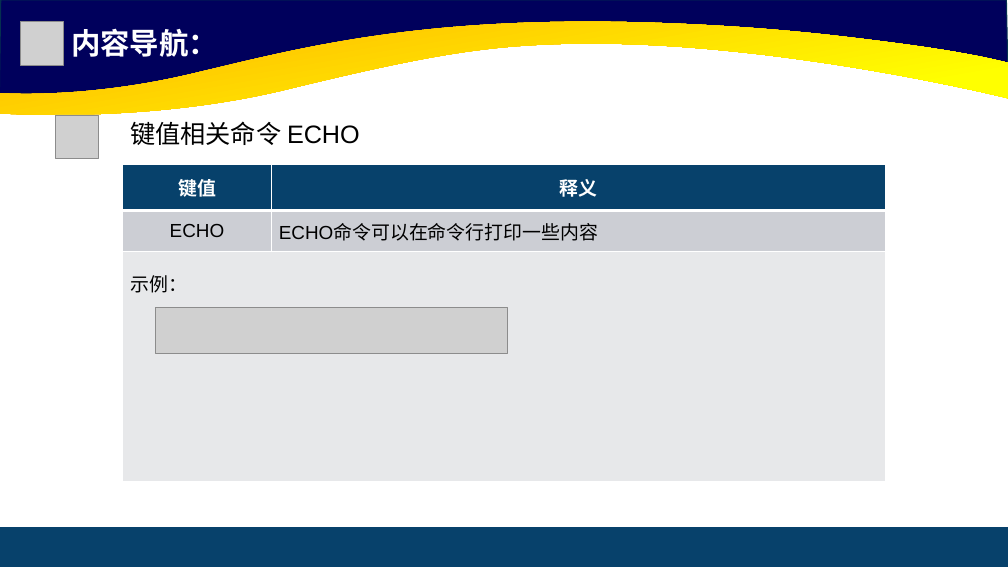
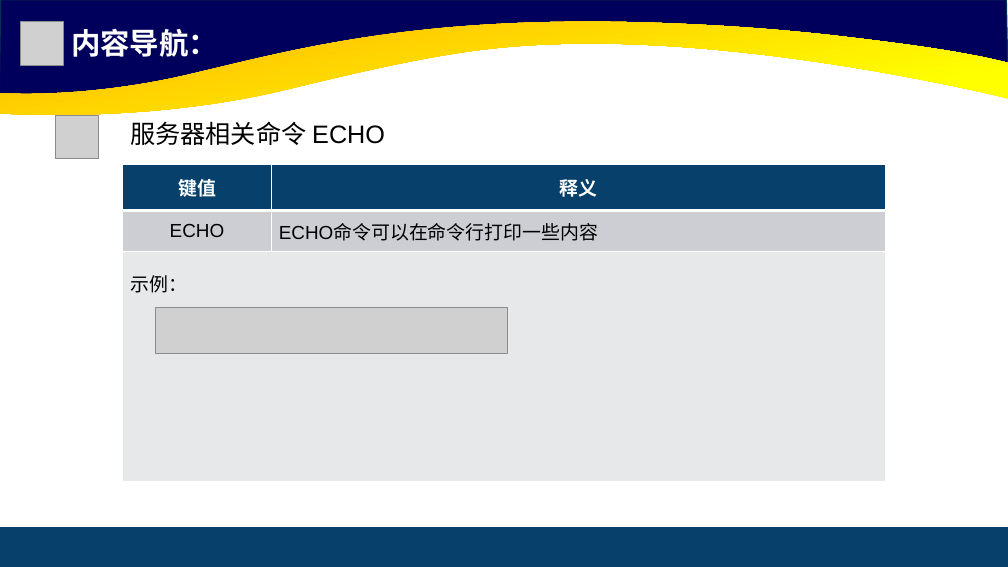
Before and after one commit to cxinping/Redis, a slide deck: slide 26 of ppt/第3章 Redis常用命令.pptx. Drawn at 1008x567 pixels with LibreOffice and Linux fonts; fonts in the diff are those of the drawing; grey boxes stand for pictures. Boxes give left, top, right and bottom in pixels: in the first picture for what was removed or moved away, otherwise in the second. Text is boxed around its words. In the diff, an @@ line names an element or a change of style, - is before the commit and + after.

```diff
--- a/ppt/第3章 Redis常用命令.pptx
+++ b/ppt/第3章 Redis常用命令.pptx
@@ text at (x1=130, y1=121, x2=385, y2=145): text changed @@
-键值相关命令 ECHO
+服务器相关命令 ECHO
```
Also in this commit, not shown: 10 other slides changed.
